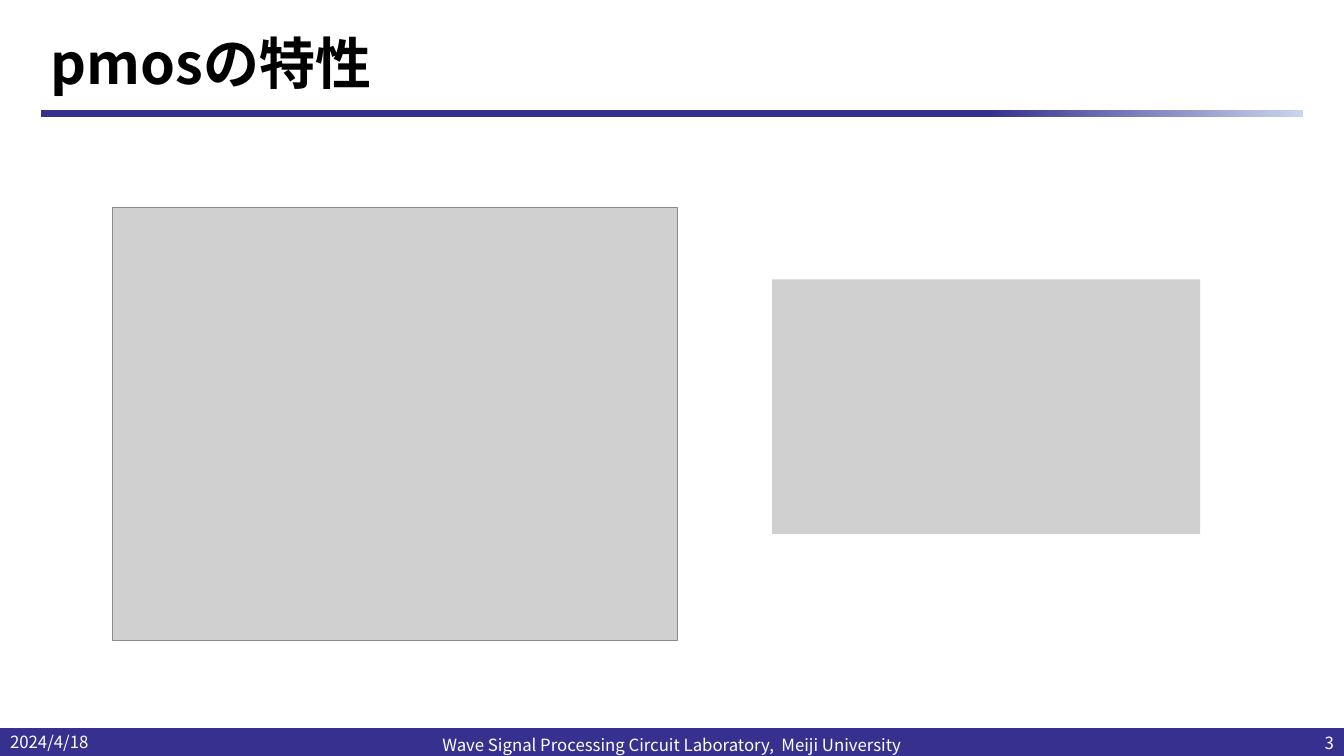
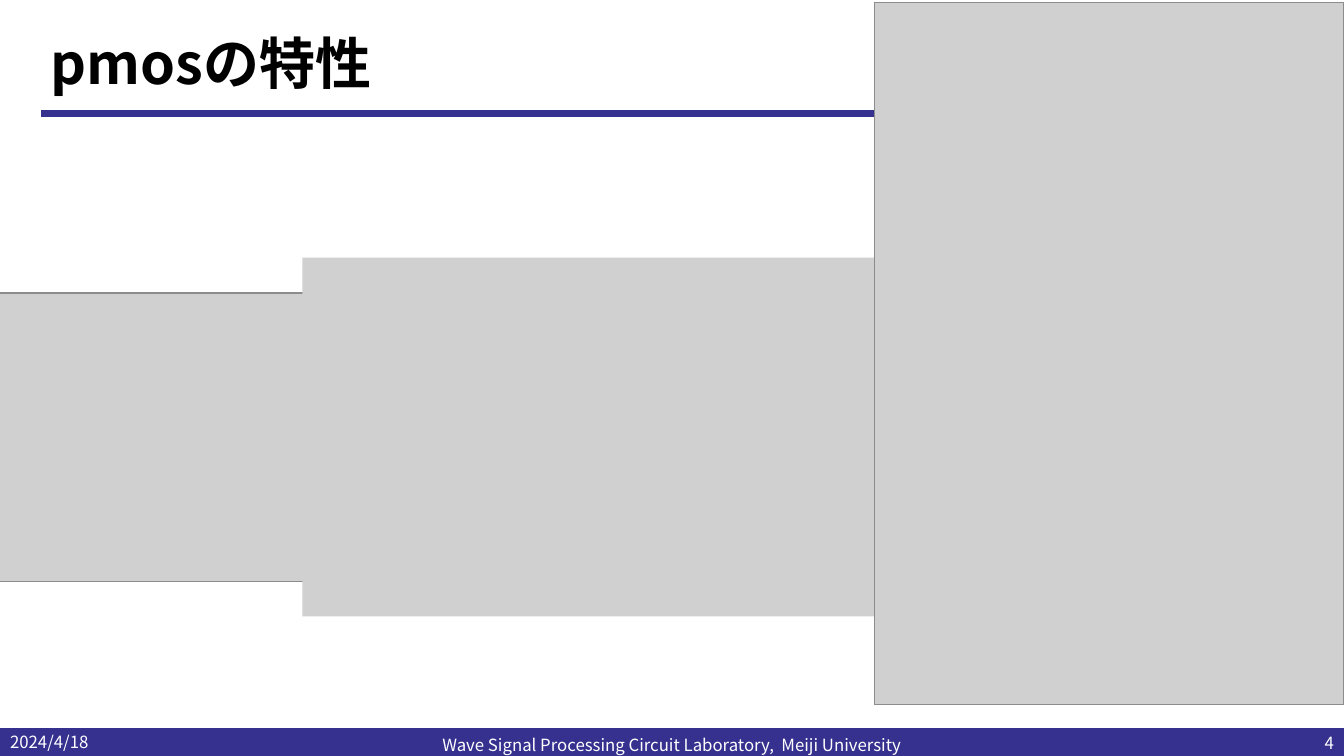
Before and after one commit to kjm-desktop10400/reserch, a slide deck: slide 4 of IHP_2024/20240418/20240418小島光.pptx (slide 3 before the commit). Drawn at 1344x756 pixels with LibreOffice and Linux fonts; fonts in the diff are those of the drawing; grey boxes stand for pictures; background and template pictures are left out. Boxes give left, top, right and bottom in pixels: in the first picture for what was removed or moved away, otherwise in the second. Text is boxed around its words. In the diff, an @@ line names an element or a change of style, - is before the commit and + after.

```diff
--- a/IHP_2024/20240418/20240418小島光.pptx
+++ b/IHP_2024/20240418/20240418小島光.pptx
@@ picture added at (874,3,1344,705) @@
@@ picture added at (302,258,882,617) @@
@@ picture: place and size @@
-picture at (113,208,679,641)
+picture at (0,293,358,582)
@@ picture removed at (772,279,1201,533) @@
@@ page number at (1325,736,1334,749): text changed @@
-3
+4
```
Also in this commit, not shown: 6 other slides changed, 4 other files.
